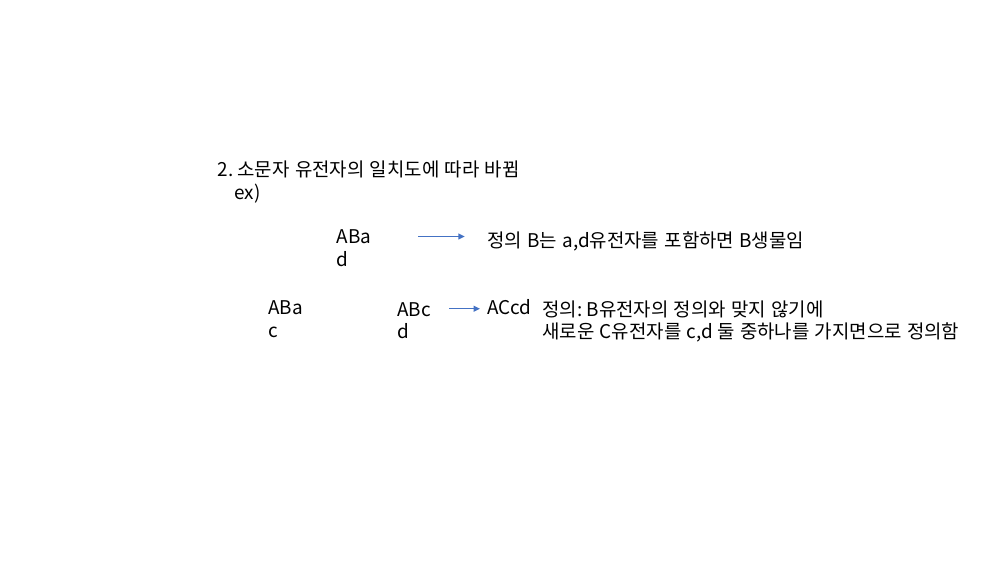
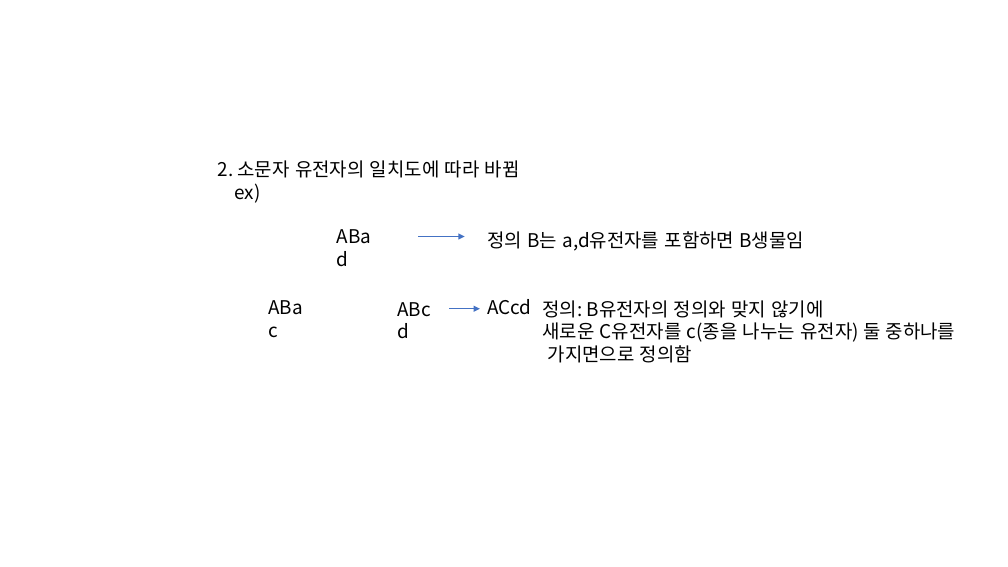
Before and after one commit to horaemong/biological-2, a slide deck: slide 3 of 프레젠테이션1.pptx. Drawn at 1008x567 pixels with LibreOffice and Linux fonts; fonts in the diff are those of the drawing. Boxes give left, top, right and bottom in pixels: in the first picture for what was removed or moved away, otherwise in the second. Text is boxed around its words. In the diff, an @@ line names an element or a change of style, - is before the commit and + after.

```diff
--- a/프레젠테이션1.pptx
+++ b/프레젠테이션1.pptx
@@ text at <box>542,322,956,363</box>: text changed @@
-새로운 C유전자를 c,d 둘 중하나를 가지면으로 정의함
+새로운 C유전자를 c(종을 나누는 유전자) 둘 중하나를
+가지면으로 정의함
```
Also in this commit, not shown: 1 other slide changed, 1 slide added.
